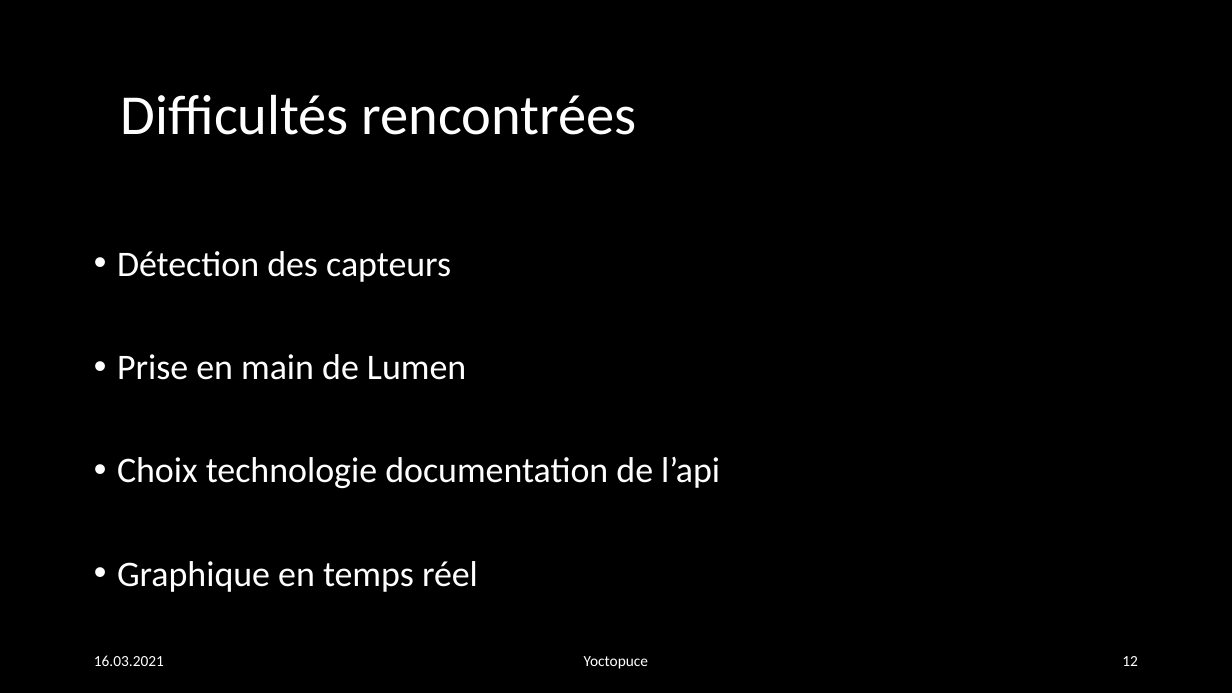
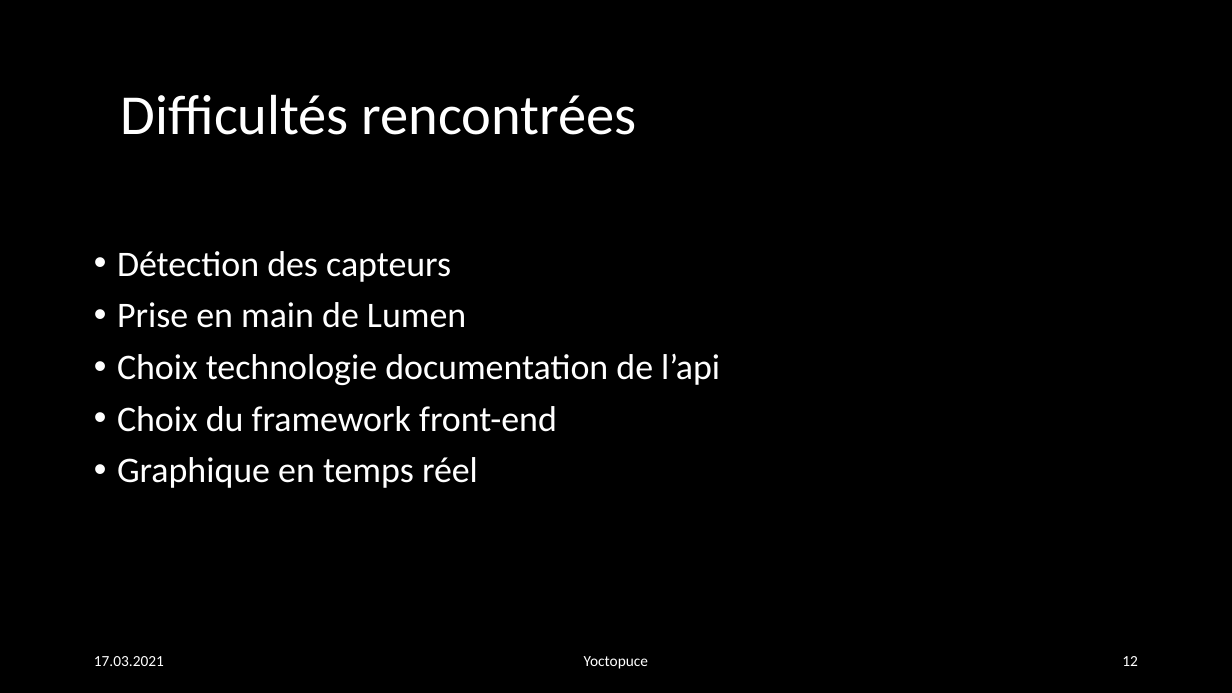
Before and after one commit to julesstahli/Yoctopuce, a slide deck: slide 12 of documentation/Yoctopuce.pptx. Drawn at 1232x693 pixels with LibreOffice and Linux fonts; fonts in the diff are those of the drawing. Boxes give left, top, right and bottom in pixels: in the first picture for what was removed or moved away, otherwise in the second. Text is boxed around its words. In the diff, an @@ line names an element or a change of style, - is before the commit and + after.

```diff
--- a/documentation/Yoctopuce.pptx
+++ b/documentation/Yoctopuce.pptx
@@ text at [117, 406, 557, 432]: paragraph added @@
+• Choix du framework front-end
@@ text at [94, 656, 164, 666]: text changed @@
-16.03.2021
+17.03.2021
```
Also in this commit, not shown: 14 other slides changed.
